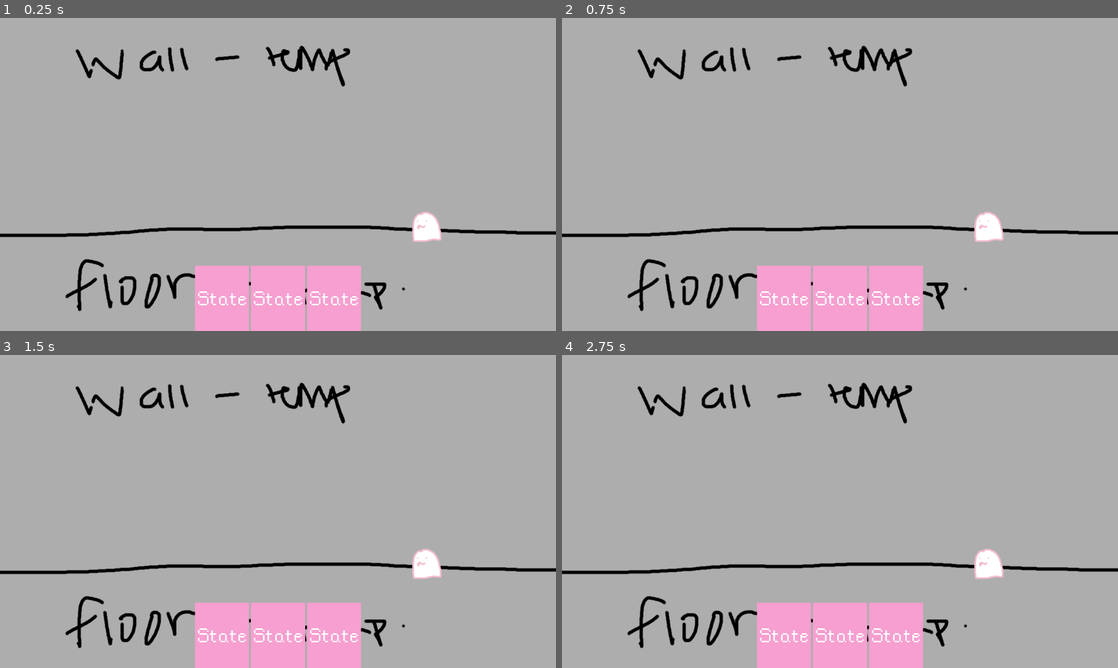
Above: before the commit, frames 1-4 (two rows, left to right).
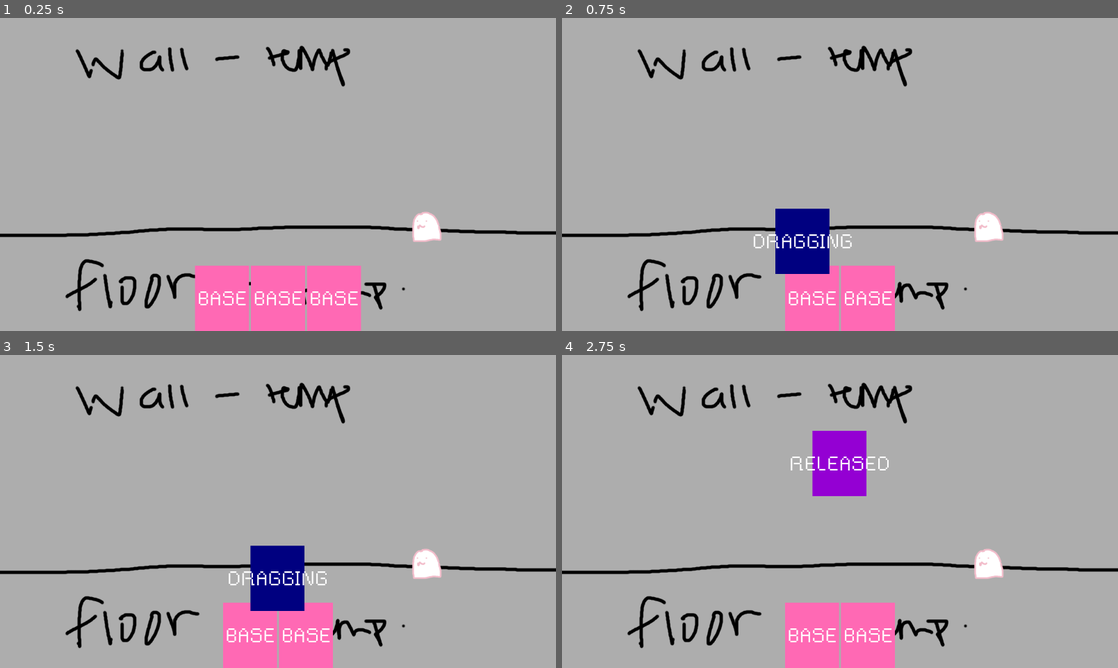
Above: after the commit, the same moments.

Repository: stressedGuaba/magic-girl-tarot
Game: Godot game, scene res://scenes/Battle/battle.tscn
The game is run twice, just before and just after one commit, with the same random seed, the same clock (stepped at 60 frames per second) and the same inputs.
Inputs (mouse positions are in pixels of both pictures, inside the frame that each line leads up to):
- Up to frame 1 (0.25 s): no input
- Up to frame 2 (0.75 s): tap Enter at 0.5 s; drag from (784, 299) to (840, 127) at 0.52 s
- Up to frame 3 (1.5 s): drag from (278, 636) to (278, 464) at 1.27 s
- Up to frame 4 (2.75 s): move the mouse to (895, 636) at 2.02 s; hold Right from 2.03 s (still down); tap Alt at 2.1 s; click (895, 636) at 2.17 s

The runs differ from the first frame. In frame 1, 5.9% of the frame differs, in the area x 35-65%, y 79-100%; in frame 2, 8.1%; in frame 3, 8.1%; in frame 4, 8.3%, in the area x 35-65%, y 24-100%.

Commit message:
fix cards

Diff:
--- a/global/events.gd
+++ b/global/events.gd
@@ -1,5 +1,10 @@
 extends Node
 
 # card related events
-signal card_aim_started(card_ui : CardUI)
+signal card_drag_started(card_ui: CardUI)
+signal card_drag_ended(card_ui: CardUI)
+signal card_aim_started(card_ui: CardUI)
 signal card_aim_ended(card_ui: CardUI)
+signal card_played(card: Card)
+signal card_tooltip_requested(card: Card)
+signal tooltip_hide_requested
--- a/scenes/card_ui/card_ui.tscn
+++ b/scenes/card_ui/card_ui.tscn
@@ -58,8 +58,9 @@
 position = Vector2(56.5, 67.5)
 shape = SubResource("RectangleShape2D_5ps65")
 
-[node name="CardStateMachine" type="Node" parent="."]
+[node name="CardStateMachine" type="Node" parent="." node_paths=PackedStringArray("initial_state")]
 script = ExtResource("3_psaan")
+initial_state = NodePath("CardBaseState")
 
 [node name="CardBaseState" type="Node" parent="CardStateMachine"]
 script = ExtResource("4_orrkt")
@@ -70,6 +71,7 @@
 
 [node name="CardDraggingState" type="Node" parent="CardStateMachine"]
 script = ExtResource("6_ci03s")
+state = 2
 
 [node name="CardReleasedState" type="Node" parent="CardStateMachine"]
 script = ExtResource("7_js3ux")
